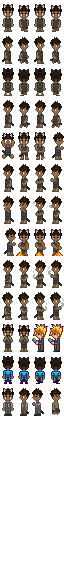
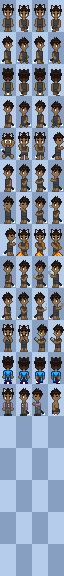
The second 64×576 image is a revision of the first. Changes to its layers:
painted on "Smoke" over [0, 191, 64, 447]
painted on "Black Tank" over [0, 0, 64, 448]
painted on "Black Shorts" over [0, 0, 64, 384]
painted on "Tail" over [0, 0, 64, 512]
painted on "5-Walk R" over [0, 0, 64, 128]
painted on "6-Stand" over [0, 0, 64, 128]
painted on "7-Walk L" over [0, 0, 64, 128]
painted on "17-TapUp" over [0, 0, 64, 192]
painted on "19-Kissing" (1st of 2, in "All" › "Sprites" › "Row 5-Scream/Tap/Kiss") over [0, 96, 64, 288]
painted on "24-Smoke [Inhale4]" over [0, 96, 64, 288]
painted on "26-Smoke [Exhale1]" over [0, 96, 64, 288]
painted on "19-Kissing" (2nd of 2, in "All" › "Sprites" › "Row 8-Kissing/Sweep") over [0, 192, 64, 384]
painted on "20-Sweep1" over [0, 0, 64, 416]
painted on "21-Sweep2" over [0, 0, 64, 416]
painted on "22-Sweep3" over [0, 0, 64, 416]
painted on "37-Edible(2)" over [0, 256, 64, 448]
added layer "38-Game1" in group "Row 11-EatEdible" over [0, 224, 64, 416]
added layer "39-Game2" in group "Row 11-EatEdible" over [0, 224, 64, 416]
painted on "Clothes" (2nd of 2, in "All" › "Sprites" › "Row 12-Flower Dance (0)") over [0, 288, 64, 544]
painted on "45-Stand (0) Pose" over [0, 288, 64, 480]
painted on "47-Walk L" over [0, 288, 64, 480]
painted on "Wedding Outfit" over [0, 295, 64, 551]
painted on "51-Sleep" over [0, 352, 64, 576]
showed "Boundaries", painted on it over [0, 0, 64, 576]
…and 8 more changes (7 painted, 1 removed)
